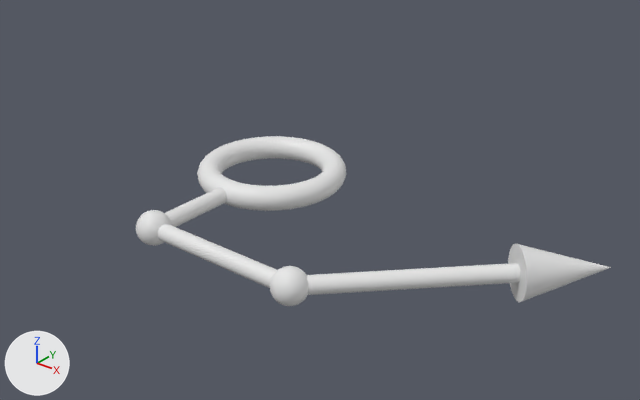
The OBJ model Assets/Modules/Azure/Assets/Arrows/Arrow-023.obj: old version first, new version second.
The view is the same before and after, from a camera (50 mm lens) standing at (3.49, -3.87, 2.31) and looking at (0.41, -0.03, -0.07). The lights are fixed; the arrows at lower left show +X, +Y and +Z. Where no turn or scale is listed for an object, it has been applied to the vertices. Vertices at the same position are counted once.

Names of what the first picture shows: 'Arrow-023'.
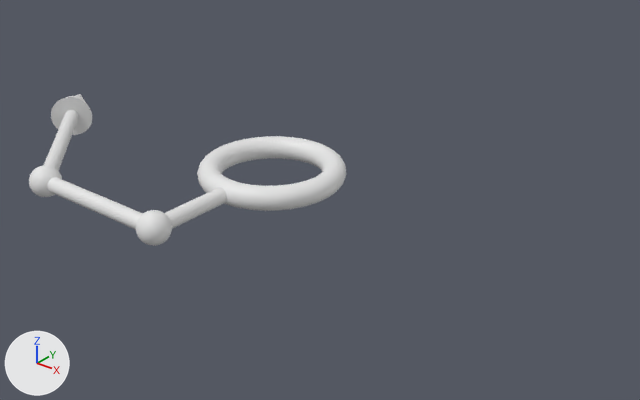
The change, as JSON lines over the scene's bpy script:
```json
{"block": "me_arrow_023", "where": "# used by ob_arrow_023; location = (0.0, 0.0, 0.0)"}
{"op": "remove", "block": "me_arrow_023", "code": "me_arrow_023.from_pydata(...)  # 3281 vertices, 3143 faces; spans x -0.47..2.18, y -1.1..0.47, z -0.15..0.15"}
{"op": "add", "block": "me_arrow_023", "code": "me_arrow_023.from_pydata(...)  # 3280 vertices, 3143 faces; spans x -2.18..0.47, y -1.1..0.47, z -0.15..0.15"}
{"block": "me_arrow_023", "change": "me_arrow_023 part 1: the loose piece of 33 vertices spanning x 1.72..2.18, y -0.28..0.18, z -0.15..0.15 is turned 180 degrees about the y axis through the mesh origin"}
{"block": "me_arrow_023", "change": "me_arrow_023 part 2: a new loose piece of 1009 vertices spanning x -1.1..-0.9, y -1.1..-0.9, z -0.1..0.1"}
{"block": "me_arrow_023", "change": "me_arrow_023 part 3: the loose piece of 1010 vertices spanning x 0.9..1.1, y -1.1..-0.9, z -0.1..0.1 is deleted"}
{"block": "me_arrow_023", "change": "me_arrow_023 part 4"}
{"block": "me_arrow_023", "change": "94 vertices are removed from x 0.96..2.04, y -1.05..0.04, z -0.05..0.05"}
{"block": "me_arrow_023", "change": "140 faces are deleted"}
{"block": "me_arrow_023", "change": "4 vertices move within x -0.02..0.02, y -1.1..-0.9, z 0.0"}
{"block": "me_arrow_023", "change": "35 vertices are added at x -2.04..-0.98, y -1.02..0.04, z -0.05..0.05"}
{"block": "me_arrow_023", "change": "32 new vertices lie (-1.0, 0.0, 0.0) away from vertices in x 0.0, y -1.05..-0.95, z -0.05..0.05"}
{"block": "me_arrow_023", "change": "27 new vertices lie (1.0, -1.0, 0.0) away from vertices in x -2.04..-1.96, y -0.04..0.04, z -0.05..0.05"}
{"block": "me_arrow_023", "change": "140 new faces join them"}
```

Where the change shows, as pixel boxes [x1, y1, x2, y2] in the pictures (640 x 400 px; the box of a moved part takes in the faces that stretch with it):
```json
{"object": "Arrow-023", "change": "reshaped", "before": [136, 136, 611, 306], "after": [29, 94, 346, 246], "on screen": "33% narrower, 11% shorter"}
{"part": 1, "of": "me_arrow_023", "change": "moved or reshaped", "before": [508, 244, 611, 302], "after": [51, 94, 92, 135]}
{"part": 2, "of": "me_arrow_023", "change": "added", "after": [29, 165, 62, 197]}
{"part": 3, "of": "me_arrow_023", "change": "deleted", "before": [270, 266, 308, 306]}
{"part": 4, "of": "me_arrow_023", "change": "moved or reshaped", "before": [137, 224, 520, 295], "after": [44, 110, 144, 237]}
```
